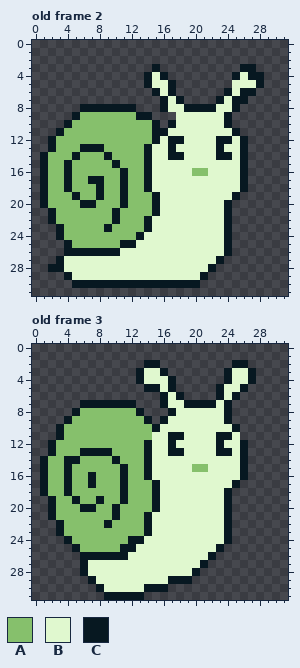
Pixel-art file, stored at concepts/gary_single.aseprite. Above: the version before the commit.
32x32 pixels, 9 frames. Shown: old frame 2, old frame 3. The commit also changed other frames, which this record leaves out.
Palette (. is transparent): A #86c06c  B #e0f8cf  C #071821
Pixels before, old frame 2, first column x 1:
 3 ..............C..........CC.
 4 .............CBC........CBCC
 5 .............CBBC.......BBBC
 6 ..............CBC......CBCC.
 7 ...............CBC....CBCC..
 8 .....CCCCCCC...CBBCCCCBBC...
 9 ....CAAAAAAACC...BBBBBBC....
10 ...CAAAAAAAAAAC.CBBBBBBC....
11 ..CAAAAAAAAAAACCBBBBBBBBC...
12 .CAAAAAAAAAAAACBCCBBBBCCBC..
13 .CAAACCCAAAAACBBCBBBBBCBBC..
14 CAAACAAACAAAACBBCCBBBBCCBC..
15 CAACAAAAACAAACBBBBBBBBBBBC..
16 CAACAAAAAACAACBBBBBAABBBBC..
17 CAACAACCAACAACBBBBBBBBBBBC..
18 CAACAAACAACAACBBBBBBBBBBBC..
19 CAAACAACAACAAACBBBBBBBBBC...
20 CAAAACCAAACAAACBBBBBBBBC....
21 .CAAAAAAACAAAACBBBBBBBBC....
22 .CAAAAAAACAAACBBBBBBBBBC....
23 ..CAAAAACAAAACBBBBBBBBBC....
24 ..CAAAAAAAAACBBBBBBBBBBC....
25 ...CAAAAAACCBBBBBBBBBBBC....
26 ...CCCCCCCBBBBBBBBBBBBBC....
27 ..CBBBBBBBBBBBBBBBBBBBC.....
28 .CCBBBBBBBBBBBBBBBBBBC......
29 ...CBBBBBBBBBBBBBBBBC.......
30 ....CCCCCCCCCCCCCCCC........
Pixels before, old frame 3, first column x 1:
 2 .............CC.........CC.
 3 ............CBBC.......CBBC
 4 ............CBBBC......CBBC
 5 .............CCBC.....CBBC.
 6 ...............CBC....CBC..
 7 .....CCCCCCC...CBBCCCCBC...
 8 ....CAAAAAAAC...CBBBBBBC...
 9 ...CAAAAAAAAAC.CBBBBBBBC...
10 ..CAAAAAAAAAAACBBBBBBBBBC..
11 ..CAAAAAAAAAAABBCCBBBBCCB..
12 .CAAAAAAAAAAACBBCBBBBBCBBC.
13 .CAAACCCCAAAACBBCCBBBBCCBC.
14 CAACCAAAACAAACBBBBBBBBBBBC.
15 CAACAAAAAACAACBBBBBAABBBBC.
16 CAACAACAAACAACBBBBBBBBBBBC.
17 CAACAACAAACAAACBBBBBBBBBC..
18 CAACAAAAAACAAACBBBBBBBBC...
19 .CAACAACAACAAACBBBBBBBBC...
20 .CAAACCAACAAAACBBBBBBBBC...
21 .CAAAAAAACAAACBBBBBBBBBC...
22 ..CAAAAACAAAACBBBBBBBBBC...
23 ..CAAAAAAAAAACBBBBBBBBBC...
24 ...CAAAAAAACCBBBBBBBBBBC...
25 ....CAAAAACCBBBBBBBBBBC....
26 .....CCCCCCBBBBBBBBBBC.....
27 .....CBBBBBBBBBBBBBBC......
28 .....CBBBBBBBBBBBBBC.......
29 ......CBBBBBBBBBCCC........
30 .......CBBBBBCCC...........
31 ........CCCCC..............
After:
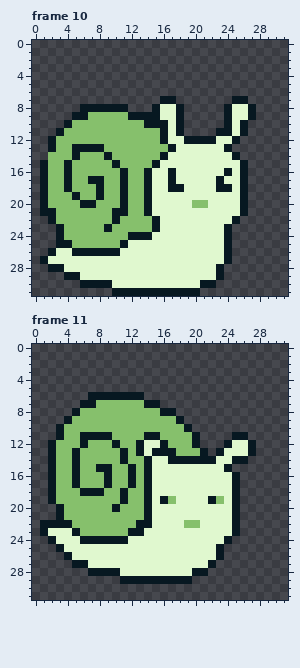
A new or re-ordered frame is compared with the old frame closest to it.
From old to new:
frames 9 -> 17
Changed rows in their new state; - is an unchanged pixel.
Frame 10 is new; against old frame 2:
first column x 1:
 3 --------------.----------..-
 4 -------------...--------....
 5 -------------....-------....
 6 --------------...------....-
 7 ----------------C.----..----
 8 -----------.--CB-C.....CBBC-
 9 -----C-----C--CBBC.....-BBC-
10 -------------C-CBC.....-BC--
11 --------------A--C....CCBC--
12 --------------ACBBCCCCBBC.--
13 ----C--------AAA------BC..--
14 .------------AACBB----BBC.--
15 -------------AC-------------
16 ----------------C--BB--C----
17 ----------------C-----C-----
18 ----------------CC----CC----
19 -------------CB---------BC--
20 -------------CB----AA--BBC--
21 C---------C--CB--------BBC--
22 -------------AC--------BC---
23 -------------AC-------------
24 -----------C-C--------------
25 --C--------B----------------
26 -CBB------------------------
27 CBB-------------------BC----
28 ---------------------BC-----
29 ----C---------------BBC-----
30 ----.----BBBBBBBBBBBCC------
31 ---------CCCCCCCCCCC--------
Frame 11 is new; against old frame 3:
first column x 1:
 2 -------------..---------..-
 3 ------------....-------....
 4 ------------.....------....
 5 -------------....-----....-
 6 ------CCCCCCC--...----...--
 7 -------AAAAAACC.........---
 8 ------------AAAC-.......---
 9 -------------AAAAC......---
10 --------------AAAAC......--
11 -----CCCC----CCAAAAC....CC-
12 -----C---C--CB-CAAAC...C-BC
13 ----CAAAA-C-CBCC-AAAC.-B-BC
14 .C-A-----AC-----CCCCCC--C--
15 .C-AC--CC-AC-------BB--C..-
16 .C-AC-A-C-AC------------C.-
17 .C-AC-A-C-AC-CB------------
18 .C-A-CCC-----CB--------BC--
19 ----A--A-----CBCA----CABC--
20 -.C--AA------CB--------BC--
21 -.C------A-------------BC--
22 CC-C----A---C-----AA---BC--
23 CBBBC------CCB---------BC--
24 -CBBBCCCCCCBB--------------
25 --CBBBBBBBBB---------------
26 ---CBBBBBBB----------BC----
27 ----C---------------BC-----
28 -----.CCCC----------C------
29 ------....CCCCCC-----------
30 -------.........-----------
31 --------.....--------------
Pixel boxes of the changes (left, top, right, bottom) in both pictures:
changed: (120, 64, 264, 248)
changed: (40, 112, 88, 160)
changed: (40, 208, 80, 288)
changed: (112, 256, 232, 296)
changed: (40, 360, 256, 600)
